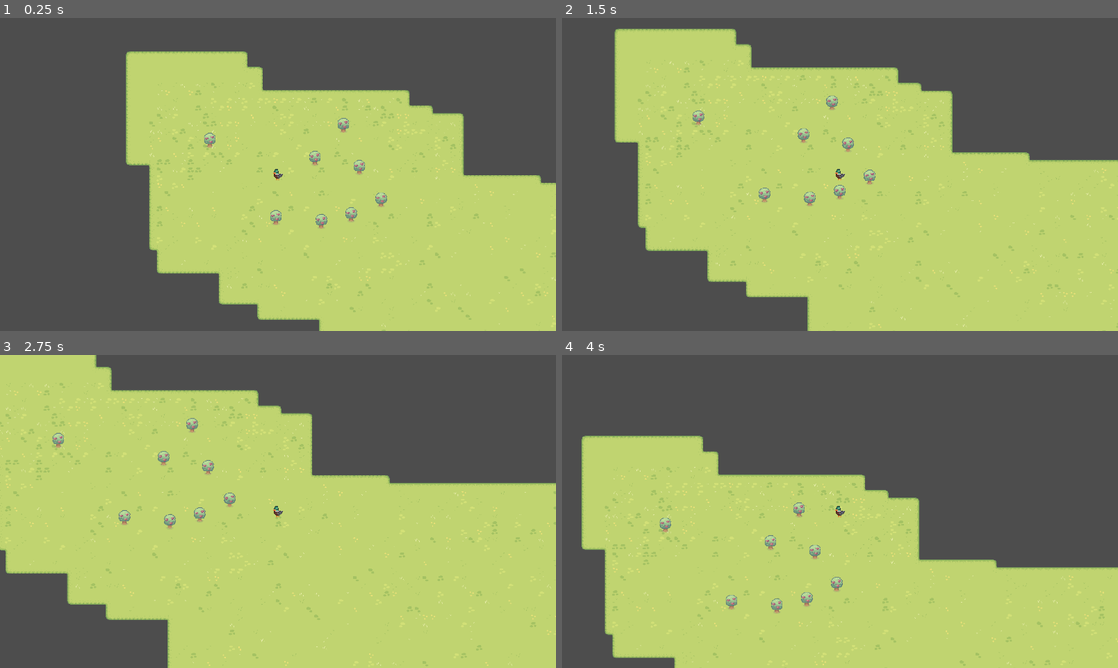
Above: before the commit, frames 1-4 (two rows, left to right).
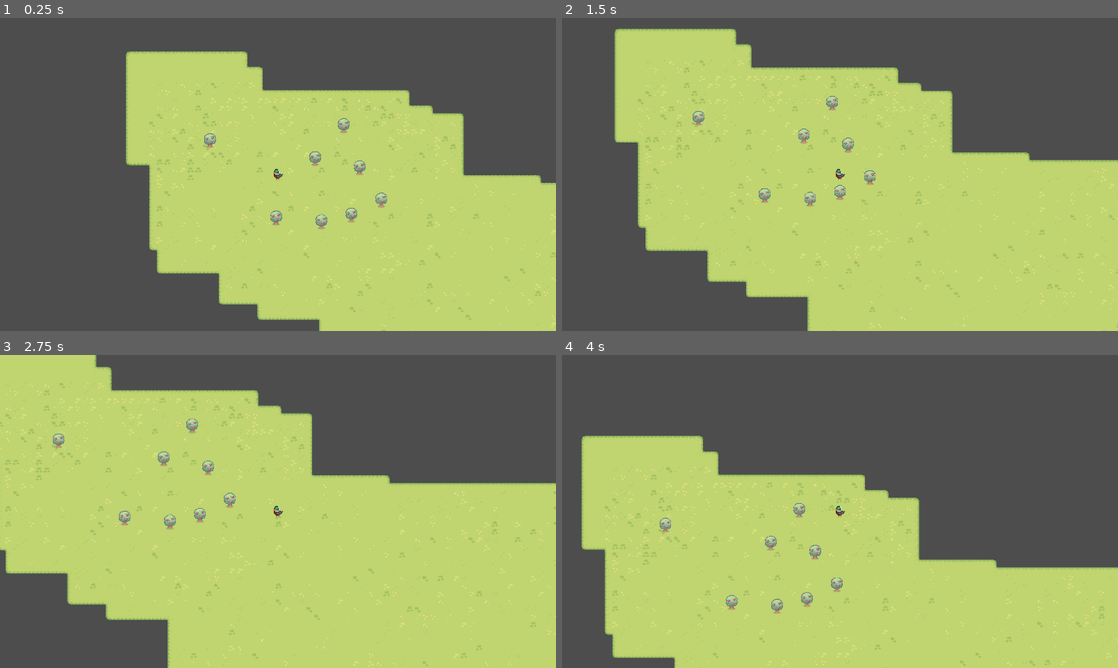
Above: after the commit, the same moments.

Repository: seppeLenaerts/animal-farm
Game: Godot game, scene res://main.tscn
The game is run twice, just before and just after one commit, with the same random seed, the same clock (stepped at 60 frames per second) and the same inputs.
Inputs (mouse positions are in pixels of both pictures, inside the frame that each line leads up to):
- Up to frame 1 (0.25 s): no input
- Up to frame 2 (1.5 s): tap Enter at 0.5 s; move the mouse to (878, 155) at 0.52 s; hold Right (move_right) 0.53-1.28 s; click (878, 155) at 0.67 s; move the mouse to (834, 124) at 1.27 s; hold Down (move_down) from 1.28 s (still down); click (834, 124) at 1.42 s
- Up to frame 3 (2.75 s): tap Space at 2 s; move the mouse to (139, 439) at 2.02 s; release Down (move_down) at 2.03 s; hold Right (move_right) from 2.03 s (still down); click (139, 439) at 2.17 s
- Up to frame 4 (4 s): move the mouse to (789, 498) at 2.77 s; release Right (move_right) at 2.78 s; hold Up (move_up) 2.78-3.53 s; click (789, 498) at 2.92 s; move the mouse to (756, 592) at 3.52 s; hold A (move_left) from 3.53 s (still down); click (756, 592) at 3.67 s

The runs differ from the first frame. In frame 1, 0.3% of the frame differs, in the area x 36-70%, y 32-68%; in frame 2, 0.3%; in frame 3, 0.3%; in frame 4, 0.3%, in the area x 17-51%, y 47-83%.

Commit message:
Pick apples from tree

Diff:
--- a/scenes/objects/nature/mouse_area.gd
+++ b/scenes/objects/nature/mouse_area.gd
@@ -20,4 +20,4 @@
 	if mouse_in_area and event is InputEventMouseButton:
 		var mouse_event := event as InputEventMouseButton
 		if mouse_event.button_mask == MOUSE_BUTTON_MASK_LEFT:
-			print("WOIOIOIOIWIIW")
+			sprite.hide()
--- a/scenes/objects/nature/tree_1.tscn
+++ b/scenes/objects/nature/tree_1.tscn
@@ -1,11 +1,15 @@
-[gd_scene load_steps=6 format=3 uid="uid://dmr2sg34wubq6"]
+[gd_scene load_steps=7 format=3 uid="uid://dmr2sg34wubq6"]
 
 [ext_resource type="Texture2D" uid="uid://c0mn8kfnx4f6p" path="res://assets/Sprout Lands - Sprites - Basic pack/Objects/Basic_Grass_Biom_things.png" id="1_ket7n"]
 [ext_resource type="Script" uid="uid://c20nwo4a6v30t" path="res://scenes/objects/nature/mouse_area.gd" id="2_5vbxs"]
 
 [sub_resource type="AtlasTexture" id="AtlasTexture_5vbxs"]
 atlas = ExtResource("1_ket7n")
-region = Rect2(50.8973, -0.155937, 27.3058, 34.8272)
+region = Rect2(19.5652, 0.587633, 25.6121, 31.796)
+
+[sub_resource type="AtlasTexture" id="AtlasTexture_i08wx"]
+atlas = ExtResource("1_ket7n")
+region = Rect2(50.9106, 0.335221, 26.4889, 31.4729)
 
 [sub_resource type="RectangleShape2D" id="RectangleShape2D_i08wx"]
 size = Vector2(14, 13)
@@ -15,8 +19,11 @@
 
 [node name="StaticBody2D" type="StaticBody2D"]
 
-[node name="Sprite2D" type="Sprite2D" parent="."]
+[node name="EmptyTree" type="Sprite2D" parent="."]
 texture = SubResource("AtlasTexture_5vbxs")
+
+[node name="AppleTree" type="Sprite2D" parent="."]
+texture = SubResource("AtlasTexture_i08wx")
 
 [node name="CollisionShape2D" type="CollisionShape2D" parent="."]
 position = Vector2(0, 6.5)
@@ -24,7 +31,7 @@
 
 [node name="MouseArea" type="Area2D" parent="." node_paths=PackedStringArray("sprite")]
 script = ExtResource("2_5vbxs")
-sprite = NodePath("../Sprite2D")
+sprite = NodePath("../AppleTree")
 
 [node name="CollisionShape2D" type="CollisionShape2D" parent="MouseArea"]
 position = Vector2(0, -4)
--- a/scenes/player/player.gd
+++ b/scenes/player/player.gd
@@ -6,6 +6,6 @@
 const SPEED = 233.0
 
 
-func _physics_process(delta: float) -> void:
+func _physics_process(_delta: float) -> void:
 	velocity = Input.get_vector("move_left", "move_right", "move_up", "move_down") * SPEED
 	move_and_slide()
Not shown, changed: assets/.DS_Store
